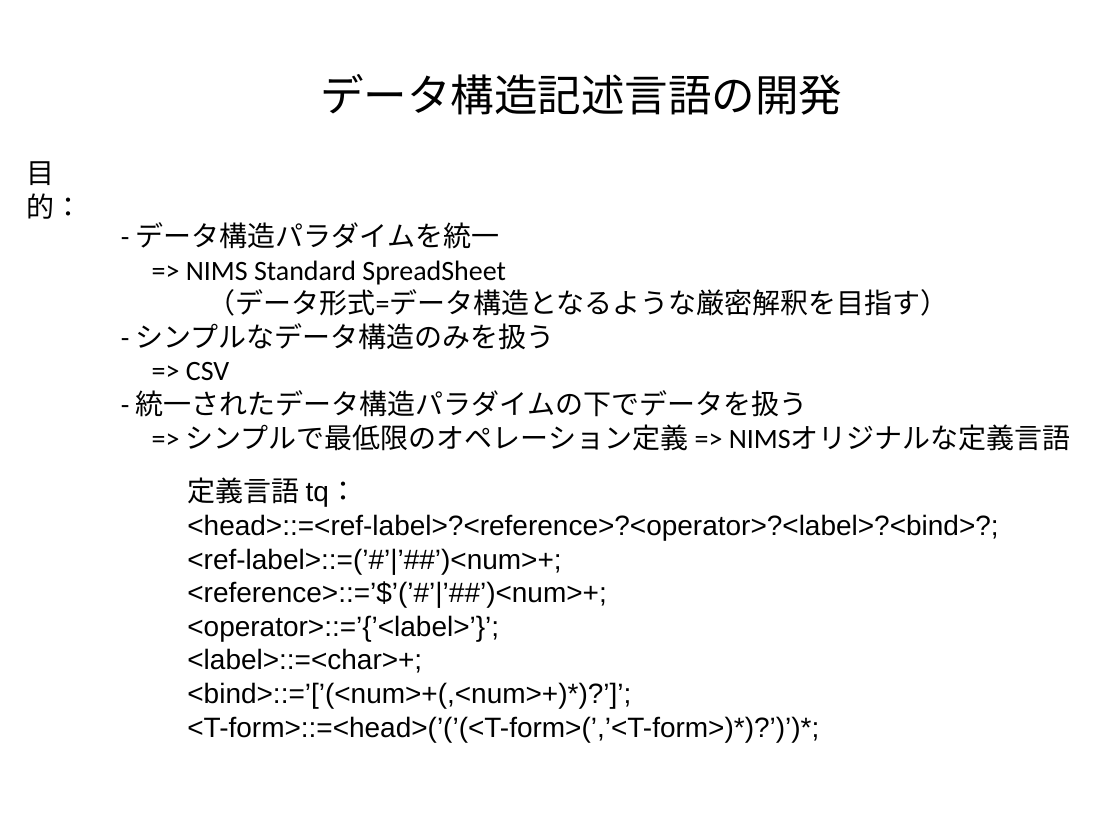
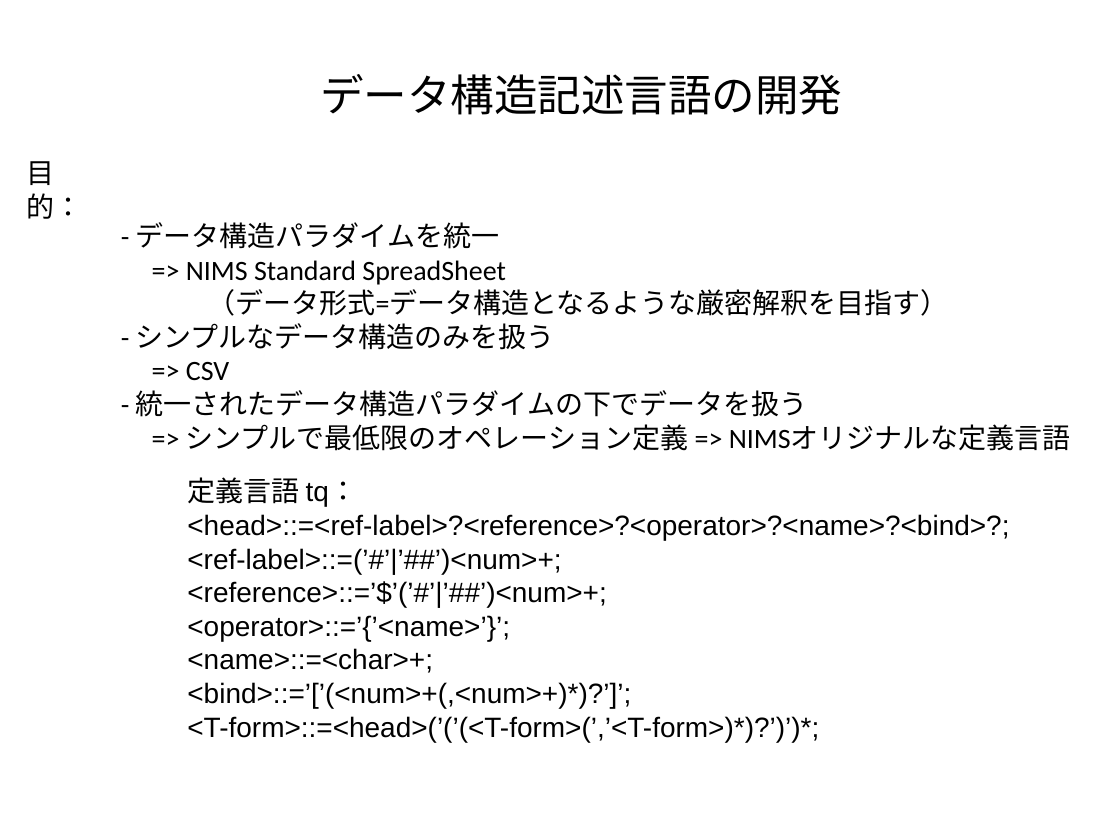
Before and after one commit to kouamano/RECURSIVE-SYSTEM, a slide deck: slide 1 of Document/tq_op_example.odp. Drawn at 1120x840 pixels with LibreOffice and Linux fonts; fonts in the diff are those of the drawing. Boxes give left, top, right and bottom in pixels: in the first picture for what was removed or moved away, otherwise in the second. Text is boxed around its words. In the diff, an @@ line names an element or a change of style, - is before the commit and + after.

Commit message:
add

```diff
--- a/Document/tq_op_example.odp
+++ b/Document/tq_op_example.odp
@@ text at [187, 514, 1009, 540]: text changed @@
-<head>::=<ref-label>?<reference>?<operator>?<label>?<bind>?;
+<head>::=<ref-label>?<reference>?<operator>?<name>?<bind>?;
@@ text at [187, 615, 510, 673]: text changed @@
-<operator>::=’{’<label>’}’;
-<label>::=<char>+;
+<operator>::=’{’<name>’}’;
+<name>::=<char>+;
```
